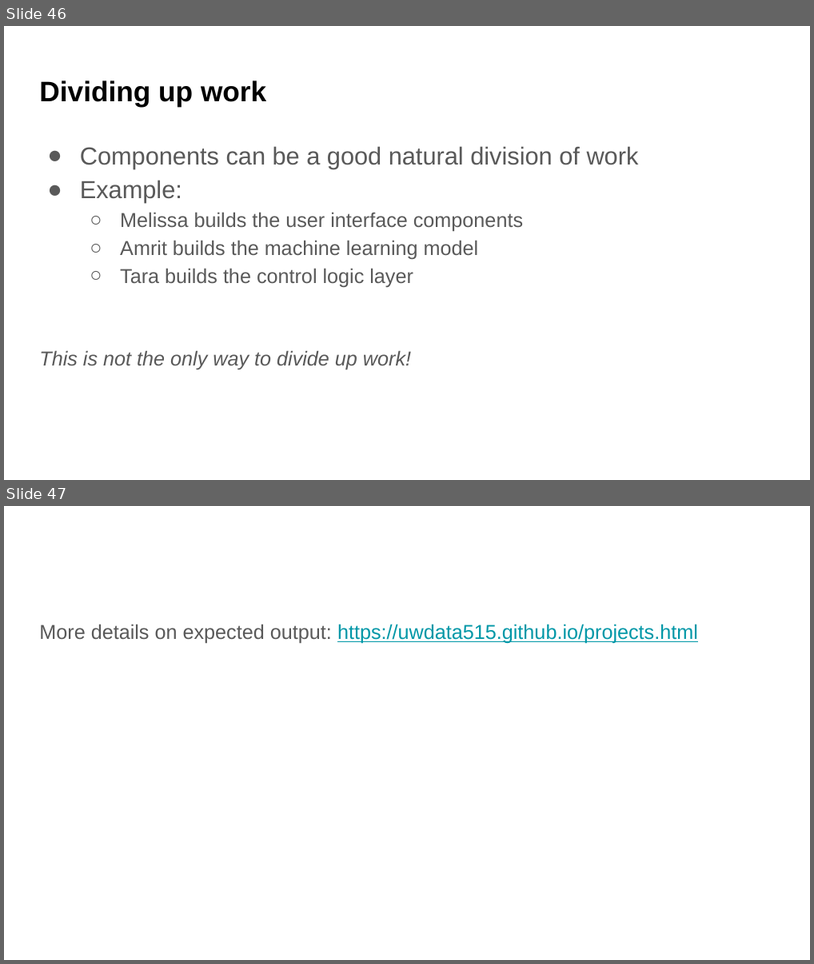
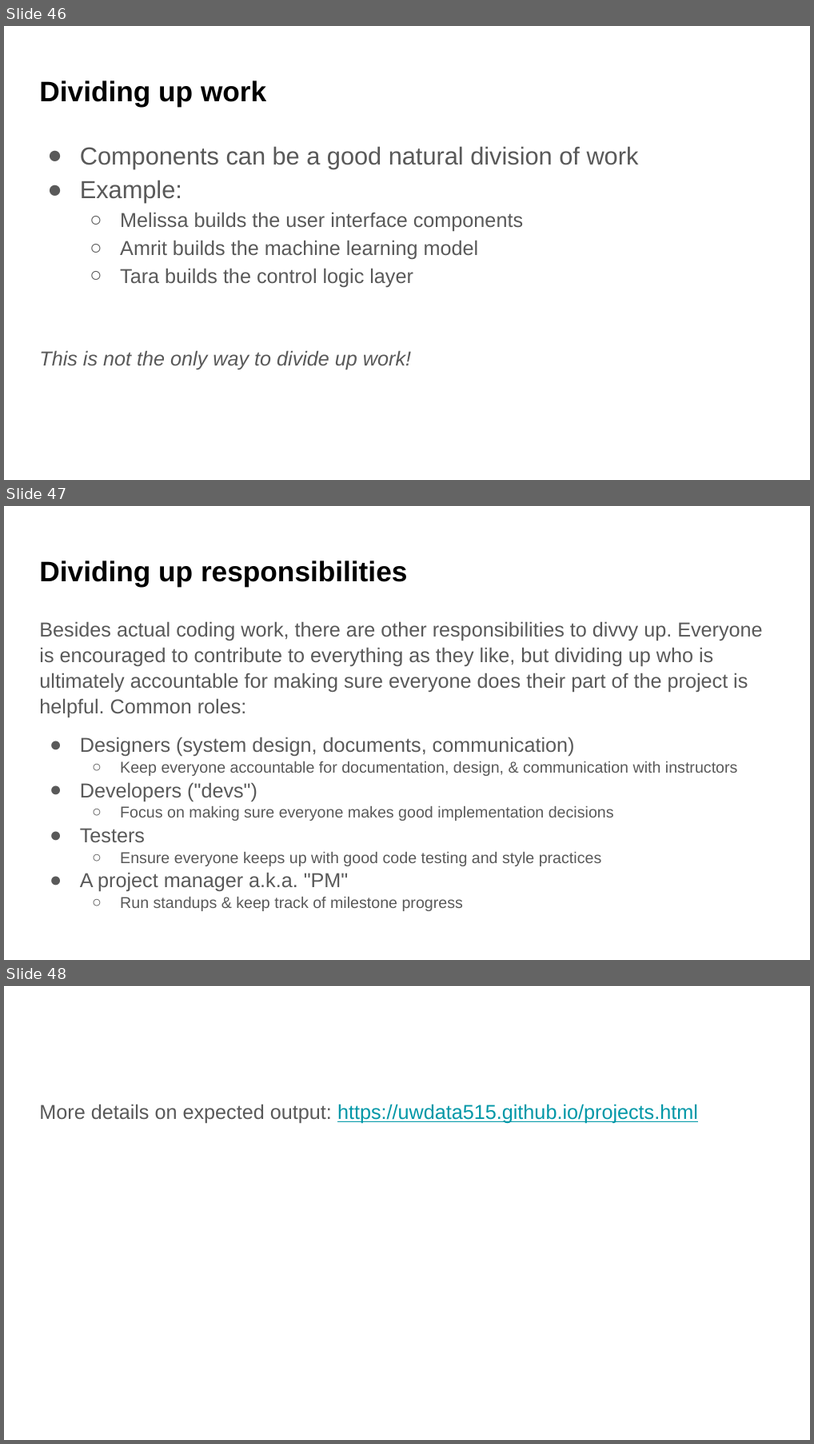
Before and after one commit to UWDATA515/lecture-materials, a slide deck: 07/DATA515_07_SoftwareDesign.pptx. Shown one above the other, each under a label of ours: slides 46 and 47 before the commit, slides 46, 47 and 48 after it. The pictures are 814x964 and 814x1444 pixels, drawn with LibreOffice and Linux fonts; fonts in the diff are those of the drawing; background and template pictures are left out. Boxes give left, top, right and bottom in pixels: in the first picture for what was removed or moved away, otherwise in the second. Text is boxed around its words. In the diff, an @@ line names an element or a change of style, - is before the commit and + after.

```diff
--- a/07/DATA515_07_SoftwareDesign.pptx
+++ b/07/DATA515_07_SoftwareDesign.pptx
@@ slide 47 added at bbox=[4, 506, 810, 960], background picture (left out) @@
@@ title added at bbox=[39, 560, 407, 586], 25.2 pt, text #000000, bold @@
+Dividing up responsibilities
@@ text added at bbox=[39, 621, 762, 911], 18 pt, text #595959 @@
+Besides actual coding work, there are other responsibilities to divvy up. Everyone is encouraged to contribute to everything as they like, but dividing up who is ultimately accountable for making sure everyone does their part of the project is helpful. Common roles:
+● Designers (system design, documents, communication)
+  ○ Keep everyone accountable for documentation, design, & communication with instructors
+● Developers ("devs")
+  ○ Focus on making sure everyone makes good implementation decisions
+● Testers
+  ○ Ensure everyone keeps up with good code testing and style practices
+● A project manager a.k.a. "PM"
+  ○ Run standups & keep track of milestone progress
@@ what was slide 47 is now slide 48 @@
```
Also in this commit, not shown: 6 slides changed, 1 other slide added, 4 other files.
